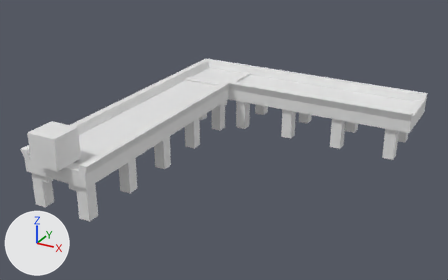
The Blender file 25. Coordinate_System20/Assets/Belt_All_Object.blend as it was, and as the next commit left it.
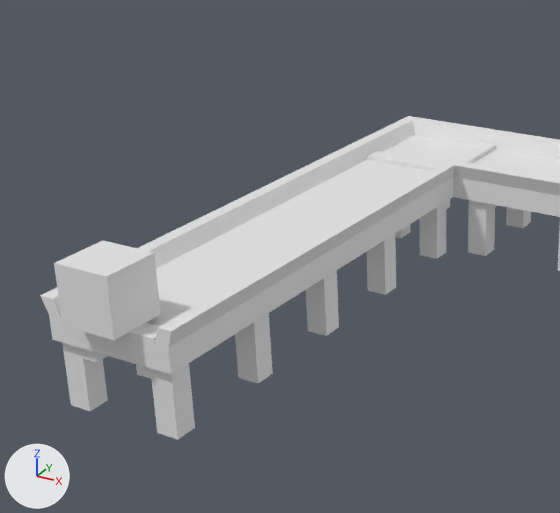
Old and new are each drawn whole from a 50 mm lens placed at (5.52, -9.92, 5.53), pointed at (0.18, -0.21, 0.68) and again close up on the part from 0% to 63% of the width and 0% to 92% of the height. Arrows for +X, +Y and +Z are at lower left; the lights stay in place. The last two pictures show the newer version.
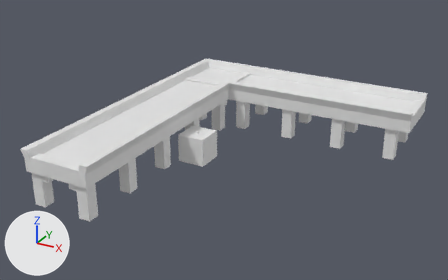
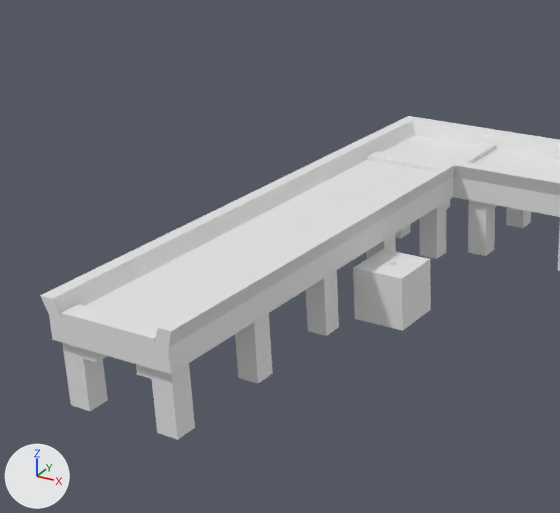
Changed parts and their boxes (x1, y1, x2, y2) in the close-ups (560 x 513 px):
'Cube.007', moved
    before: (54, 240, 161, 340)
    after: (353, 249, 431, 331)
'Cube.001', unchanged, uncovered by the edit
    before: (125, 323, 159, 344)
    after: (61, 304, 159, 344)

Diff of the bpy script that builds the scene:
```diff
--- a/25. Coordinate_System20/Assets/Belt_All_Object.blend.py
+++ b/25. Coordinate_System20/Assets/Belt_All_Object.blend.py
@@ ob_cube_007 @@
 ob_cube_007 = bpy.data.objects.new('Cube.007', me_cube)
-ob_cube_007.location = (-0.999, -2.962, 0.947)
+ob_cube_007.location = (0.0, 0.0, 0.0)
```
